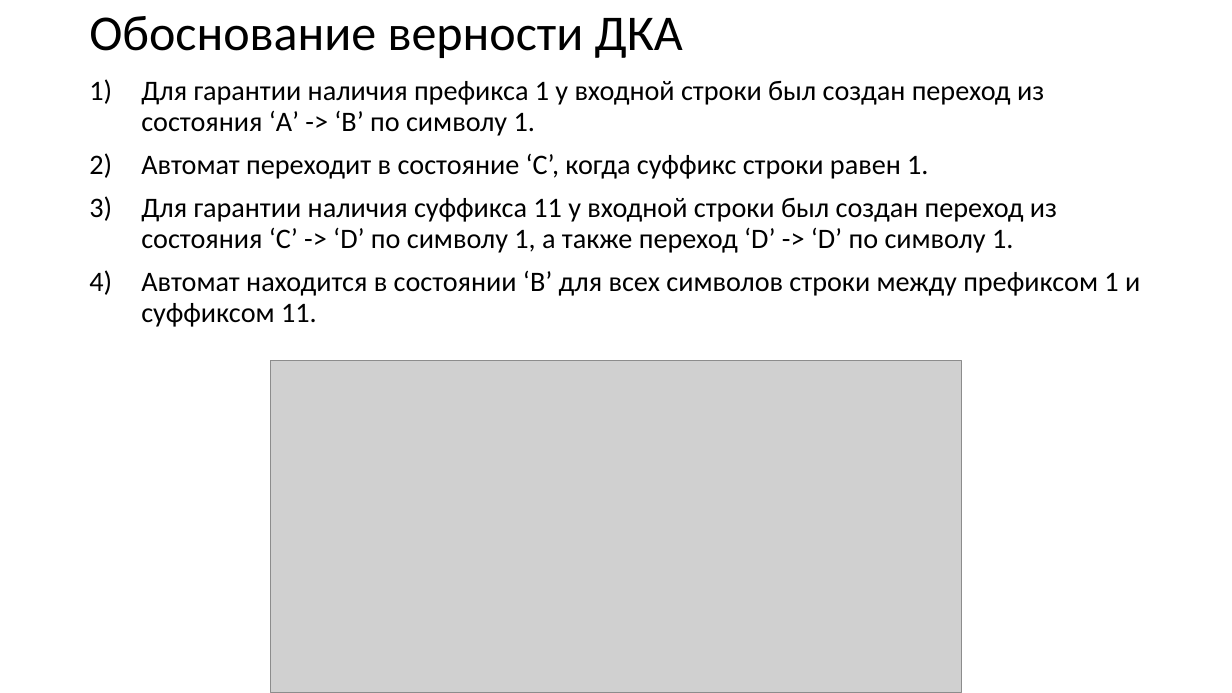
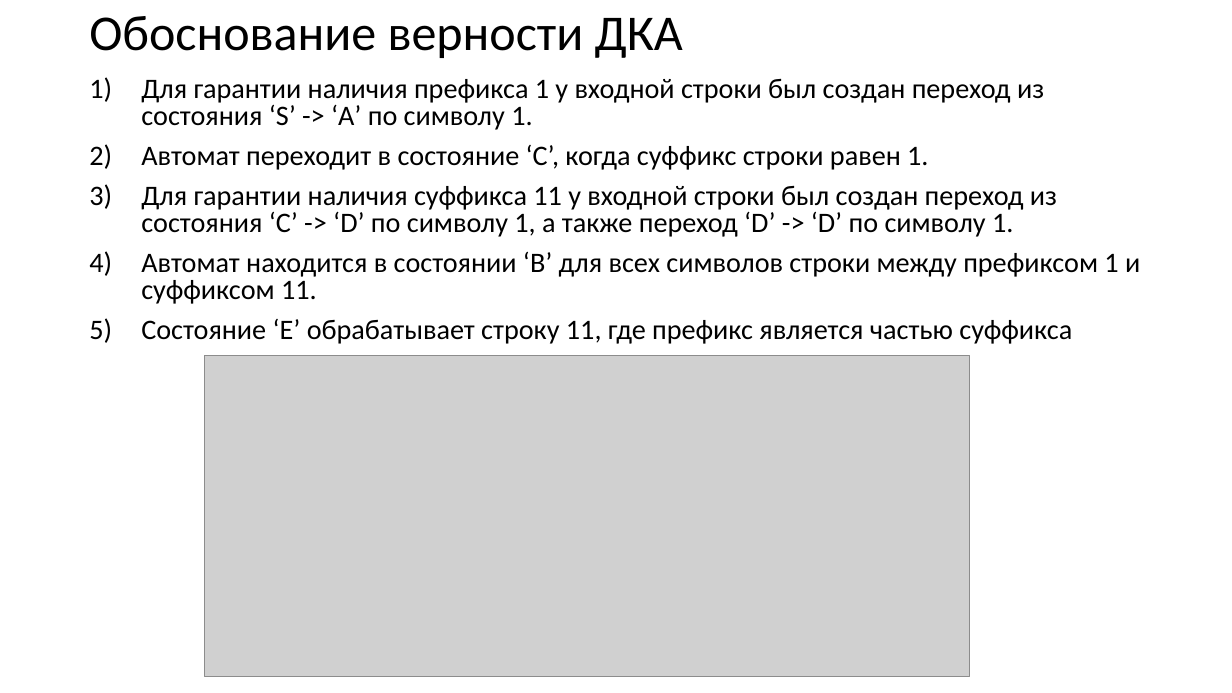
Before and after one commit to goddamnteam/korzun, a slide deck: slide 8 of task4.pptx. Drawn at 1232x693 pixels with LibreOffice and Linux fonts; fonts in the diff are those of the drawing; grey boxes stand for pictures. Boxes give left, top, right and bottom in pixels: in the first picture for what was removed or moved away, otherwise in the second. Text is boxed around its words. In the diff, an @@ line names an element or a change of style, - is before the commit and + after.

```diff
--- a/task4.pptx
+++ b/task4.pptx
@@ text at box(141, 78, 1044, 130): text changed @@
-1) Для гарантии наличия префикса 1 у входной строки был создан переход из состояния ‘A’ -> ‘B’ по символу 1.
+1) Для гарантии наличия префикса 1 у входной строки был создан переход из состояния ‘S’ -> ‘A’ по символу 1.
@@ text at box(141, 145, 1140, 304): line spacing 0.9 to 0.8 @@
@@ text at box(141, 319, 1072, 344): paragraph added @@
+5) Состояние ‘E’ обрабатывает строку 11, где префикс является частью суффикса
@@ picture: place and size @@
-picture at box(271, 361, 961, 693)
+picture at box(204, 355, 970, 677)
```
Also in this commit, not shown: 4 other slides changed.
